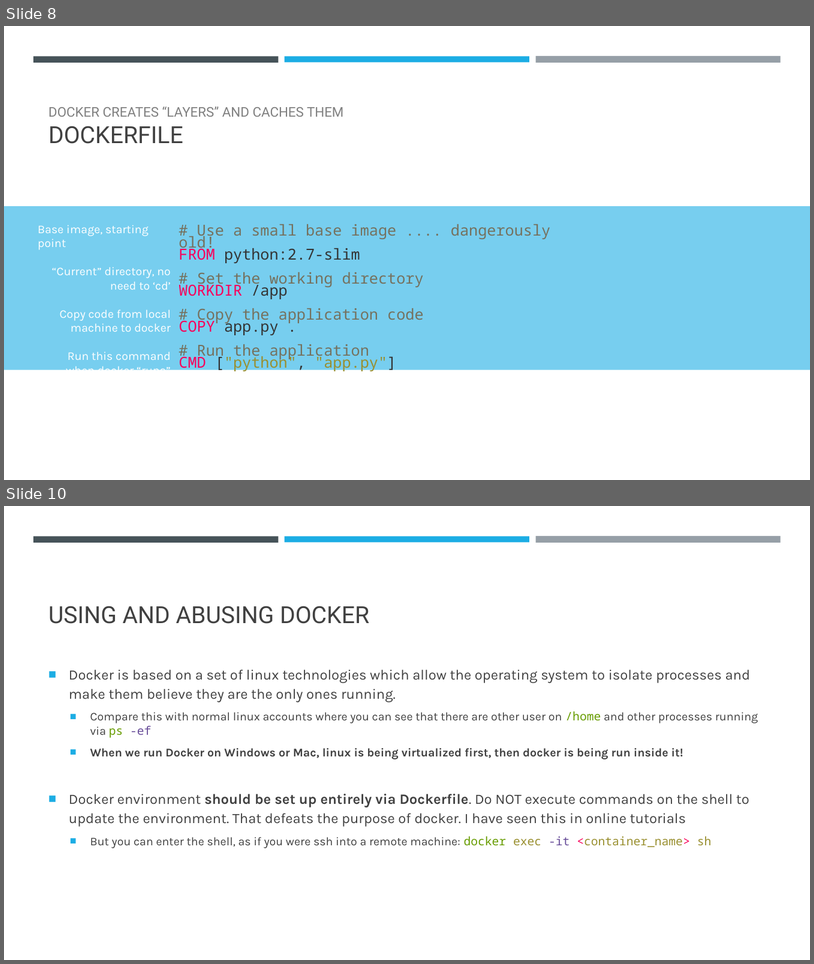
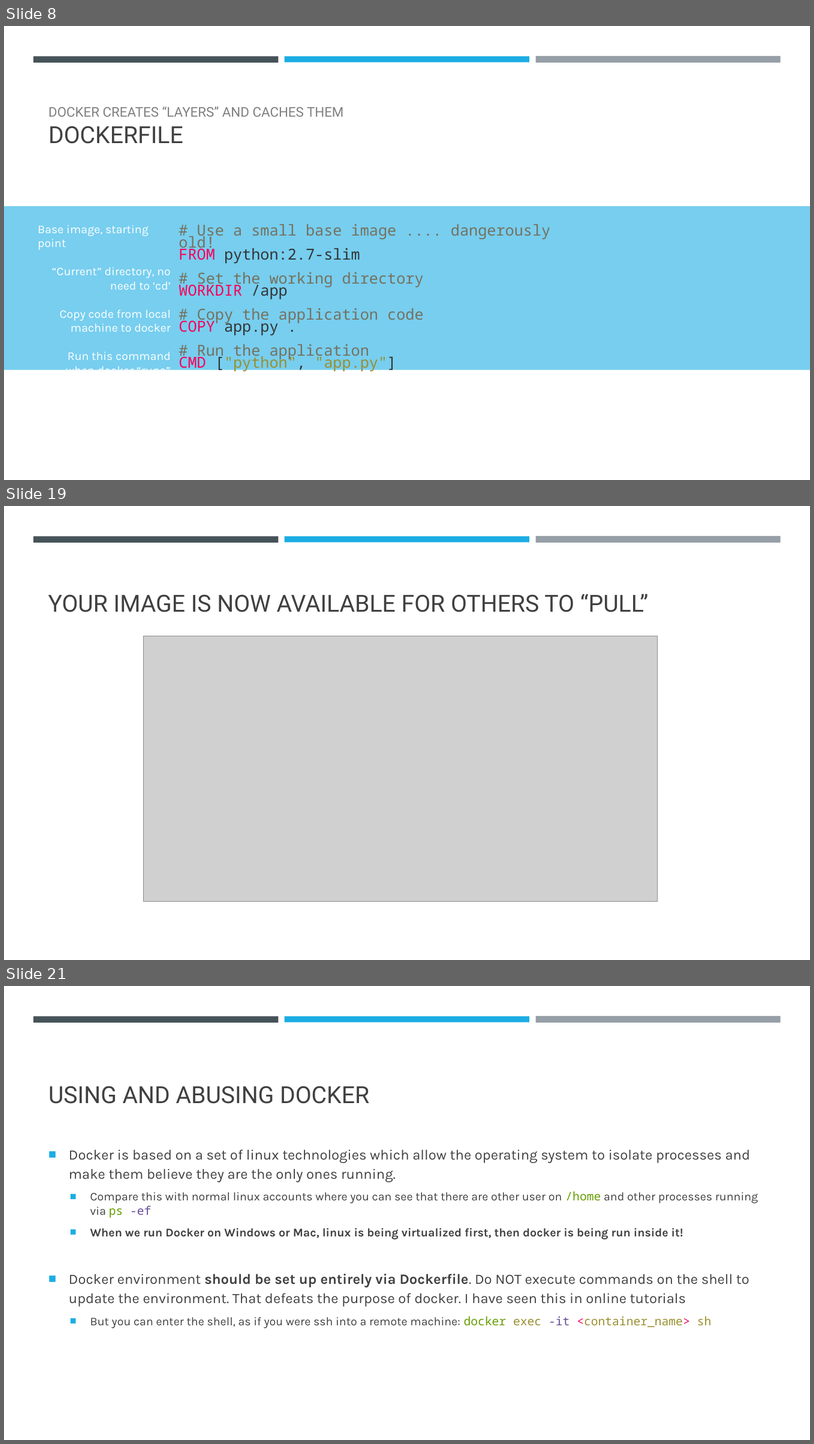
Before and after one commit to falconair/ProgrammingForAnalytics, a slide deck: lectures/120_dockerize_python_app/Docker – an introduction.pptx. Shown one above the other, each under a label of ours: slides 8 and 10 before the commit, slides 8, 19 and 21 after it; the slides between them are not shown. The pictures are 814x964 and 814x1444 pixels, drawn with LibreOffice and Linux fonts; fonts in the diff are those of the drawing; grey boxes stand for pictures. Boxes give left, top, right and bottom in pixels: in the first picture for what was removed or moved away, otherwise in the second. Text is boxed around its words. In the diff, an @@ line names an element or a change of style, - is before the commit and + after.

```diff
--- a/lectures/120_dockerize_python_app/Docker – an introduction.pptx
+++ b/lectures/120_dockerize_python_app/Docker – an introduction.pptx
@@ slide 19 added at bbox=[4, 506, 810, 960], background #FFFFFF; not listed: 3 template elements that a slide beside it also shows @@
@@ title added at bbox=[48, 594, 649, 612], 28 pt, text #404040 @@
+YOUR IMAGE IS NOW AVAILABLE FOR OTHERS TO “PULL”
@@ picture added at bbox=[144, 636, 658, 901] @@
@@ what was slide 10 is now slide 21 @@
```
Also in this commit, not shown: 2 slides changed, 12 other slides added.
